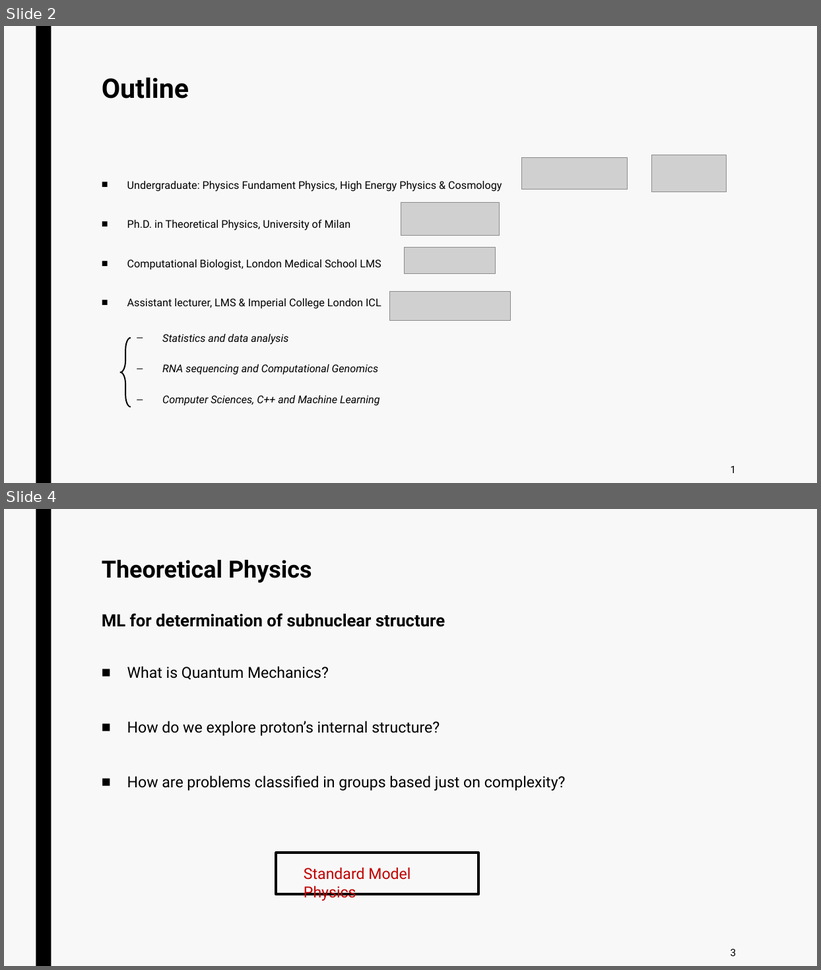
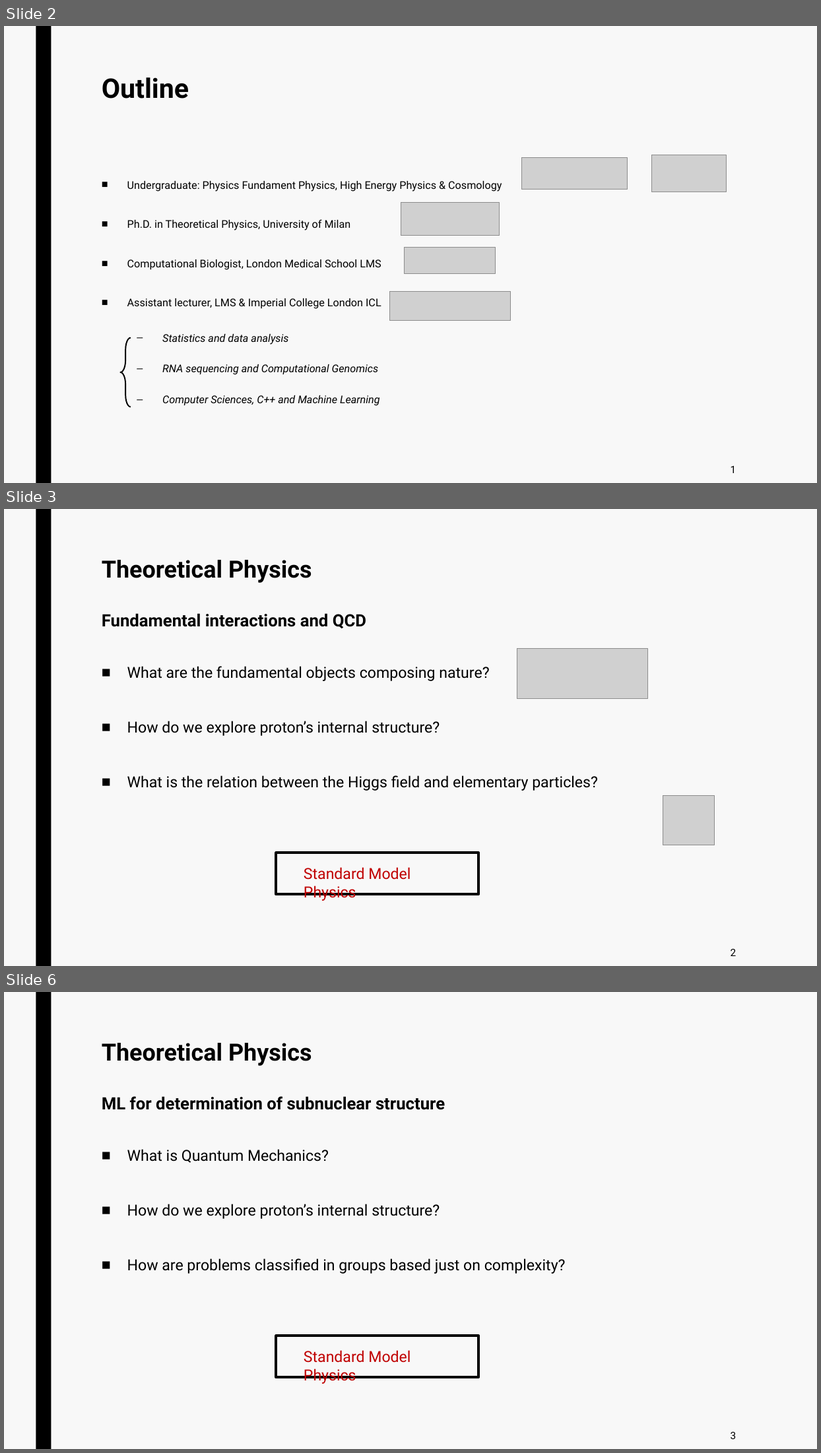
Before and after one commit to jurtasun/presentations, a slide deck: 202306_CRG_Postdoc/230623_GRG_Postdoc.ppt. Shown one above the other, each under a label of ours: slides 2 and 4 before the commit, slides 2, 3 and 6 after it; the slides between them are not shown. The pictures are 821x970 and 821x1453 pixels, drawn with LibreOffice and Linux fonts; fonts in the diff are those of the drawing; grey boxes stand for pictures. Boxes give left, top, right and bottom in pixels: in the first picture for what was removed or moved away, otherwise in the second. Text is boxed around its words. In the diff, an @@ line names an element or a change of style, - is before the commit and + after.

```diff
--- a/202306_CRG_Postdoc/230623_GRG_Postdoc.ppt
+++ b/202306_CRG_Postdoc/230623_GRG_Postdoc.ppt
@@ slide 3 added at (4,509,817,966), background #F8F8F8; not listed: 1 template element that a slide beside it also shows @@
@@ title added at (102,560,366,628), 20 pt, text #000000, bold @@
+Theoretical Physics
+Fundamental interactions and QCD
@@ text added at (127,666,598,791), 18 pt, text #000000 @@
+■ What are the fundamental objects composing nature?
+■ How do we explore proton’s internal structure?
+■ What is the relation between the Higgs field and elementary particles?
@@ picture added at (517,649,649,698) @@
@@ picture added at (663,795,715,846) @@
@@ rectangle added at (276,853,479,894), outline #000000 3 pt @@
@@ text added at (304,867,411,901), 18 pt, text #C00000 @@
+Standard Model Physics
@@ text added at (731,949,737,956), 12 pt, text #000000 @@
+2
@@ what was slide 4 is now slide 6 @@
```
Also in this commit, not shown: 2 slides changed, 2 other slides added, 7 other files.
